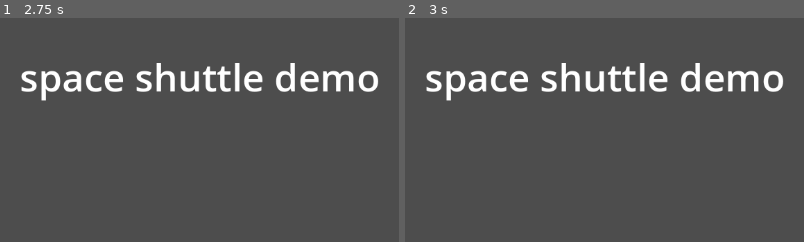
Above: before the commit, frames 1-2 (left to right).
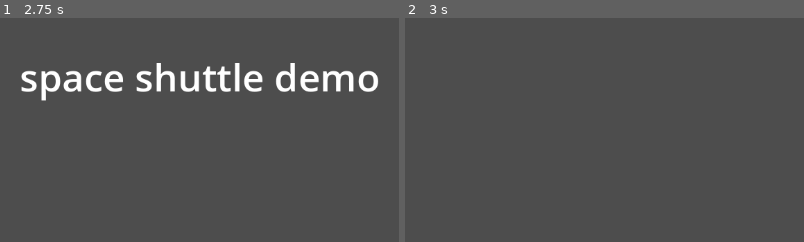
Above: after the commit, the same moments.

Repository: MissionToPsyche-Iridium/iridium_21k_web_game-byu-i
Game: Godot game, scene res://main.tscn
The game is run twice, just before and just after one commit, with the same random seed, the same clock (stepped at 60 frames per second) and the same inputs.
Inputs (mouse positions are % of the whole screen's width and height, from its top left):
- Up to frame 1 (2.75 s): click (0, 1) at 0.5 s; click (0, 1) at 1.25 s; click (0, 1) at 2 s
- Up to frame 2 (3 s): tap Enter at 2.75 s; hold Space (Spacebar) from 2.78 s (still down)
The pictures show only the part of the screen within x 12-61%, y 0-50%; the shares and areas given below are measured in that part.

Frame 1 is identical in both runs. In frame 2, 4.4% of the frame differs, in the area x 5-95%, y 20-38%.
Error before the commit: Invalid access to property or key 'visibile' on a base object of type 'Label'. (res://main.gd:15)

Commit message:
Visible works!

Diff:
--- a/SpaceShuttle/main.gd
+++ b/SpaceShuttle/main.gd
@@ -12,7 +12,7 @@
 
 func _unhandled_input(event):
 	if event.is_action_pressed("Spacebar"):
-		if $Label.visibile == true:
+		if $Label.visible == true:
 			$Label.hide()
-		elif $Label.visibile == false:
+		elif $Label.visible == false:
 			$Label.show()
